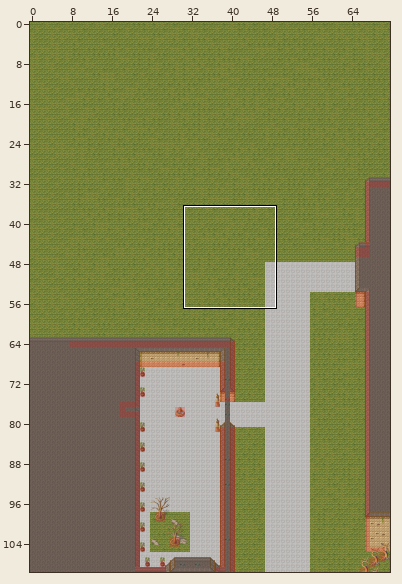
One commit to this Tiled map: LegendOfYang/Resources/arbor.tmx. The picture above shows the old version from afar; the outline marks the close-up.
Close-up. Before the commit:
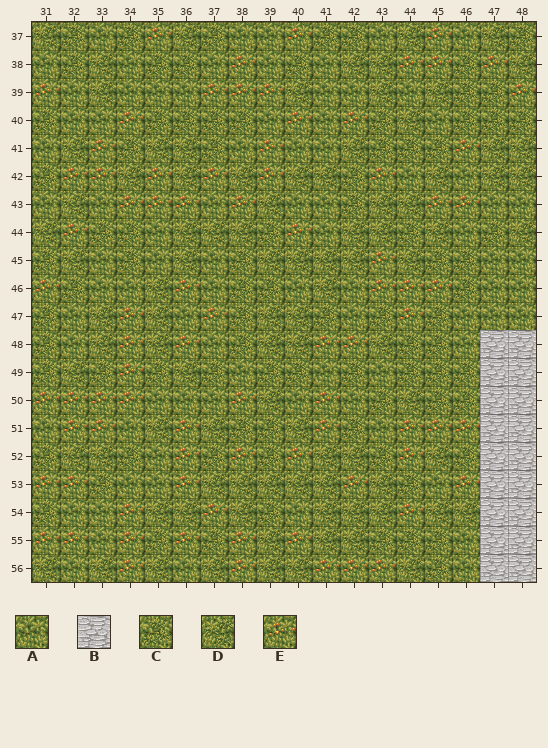
Cells are 32x32 px. Shown: x 31..48, y 37..56. The commit also changed other parts of the map, which this record leaves out.
Key: from "magecity": A 0, B 1, C 290, D 291, E 292.
_ is an empty cell, # one hidden under a higher layer.
Layer "Background" before, first column x 31:
37 DCACEDCAAECCADEADC
38 ACDACCAEACADDEECED
39 EADAAAEEEDAADADCCE
40 CAAECCCCAEAECDACCC
41 ADECDDCAEAADCCCEDD
42 CEEDEDEDEDDCEADADD
43 ADAEEEAEDAACDDEEAA
44 DECCADDDCEADDCDACD
45 CDACADACDDDDEDCCAA
46 ECAADEACCADAEEECAA
47 CADEDAECDDCACECAAA
48 CADEDEACDDEEDCCABB
49 CDCECDCACCACACCCBB
50 EEEEAAAEDAEACDCCBB
51 AEEADEDCCDECAEEEBB
52 CDDCAECECEDDCEDCBB
53 EECAAEDDDDDEDCAEBB
54 CAAEDDEDCADDDEDDBB
55 EEAECECEDEDDCCCABB
56 DADEDADEDDEEEDCABB
New version:
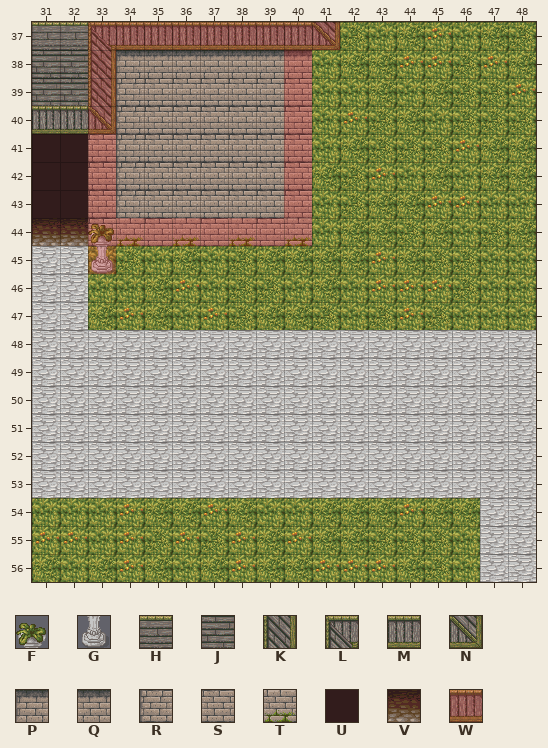
Further tiles: from "magecity": F 16, G 24, H 190, J 198, K 199, L 204, M 206, N 207, P 212, Q 213, R 220, S 221, T 229, U 326, V 334; from "meta_tiles": W 0.
See-through tiles are keyed as they look on the map.
What changed:
{"where": "layer \"Background\""}
{"y":37,"x":31,"old":"DCACEDCAAEC","new":"##LMMMMMMMN"}
{"y":38,"x":31,"old":"ACDACCAEAC","new":"##KPQQQQQQ"}
{"y":39,"x":31,"old":"EADAAAEEED","new":"##KRSSSSSS"}
{"y":40,"x":31,"old":"CAAECCCCAE","new":"##NRSSSSSS"}
{"y":41,"x":31,"old":"ADECDDCAEA","new":"##SRSSSSSS"}
{"y":42,"x":31,"old":"CEEDEDEDED","new":"##SRSSSSSS"}
{"y":43,"x":31,"old":"ADAEEEAEDA","new":"UUSRSSSSSS"}
{"y":44,"x":31,"old":"DECCADDDCE","new":"VVSTSTSTST"}
{"y":45,"x":31,"old":"CD","new":"BB"}
{"y":46,"x":31,"old":"EC","new":"BB"}
{"y":47,"x":31,"old":"CA","new":"BB"}
{"y":48,"x":31,"old":"CADEDEACDDEEDCCA","new":"BBBBBBBBBBBBBBBB"}
{"y":49,"x":31,"old":"CDCECDCACCACACCC","new":"BBBBBBBBBBBBBBBB"}
{"y":50,"x":31,"old":"EEEEAAAEDAEACDCC","new":"BBBBBBBBBBBBBBBB"}
{"y":51,"x":31,"old":"AEEADEDCCDECAEEE","new":"BBBBBBBBBBBBBBBB"}
{"y":52,"x":31,"old":"CDDCAECECEDDCEDC","new":"BBBBBBBBBBBBBBBB"}
{"y":53,"x":31,"old":"EECAAEDDDDDEDCAE","new":"BBBBBBBBBBBBBBBB"}
{"y":54,"x":31,"old":"C","new":"A"}
{"y":54,"x":39,"old":"C","new":"A"}
{"where": "layer \"Foreground\""}
{"y":37,"x":31,"old":"__","new":"HH"}
{"y":38,"x":31,"old":"__","new":"JJ"}
{"y":39,"x":31,"old":"__","new":"JJ"}
{"y":40,"x":31,"old":"__","new":"MM"}
{"y":41,"x":31,"old":"__","new":"UU"}
{"y":42,"x":31,"old":"__","new":"UU"}
{"y":44,"x":33,"old":"_","new":"F"}
{"y":45,"x":33,"old":"_","new":"G"}
{"where": "layer \"Meta\""}
{"y":37,"x":33,"old":"_________","new":"WWWWWWWWW"}
{"y":38,"x":33,"old":"_","new":"W"}
{"y":38,"x":40,"old":"_","new":"W"}
{"y":39,"x":33,"old":"_","new":"W"}
{"y":39,"x":40,"old":"_","new":"W"}
{"y":40,"x":33,"old":"_","new":"W"}
{"y":40,"x":40,"old":"_","new":"W"}
{"y":41,"x":33,"old":"_","new":"W"}
{"y":41,"x":40,"old":"_","new":"W"}
{"y":42,"x":33,"old":"_","new":"W"}
{"y":42,"x":40,"old":"_","new":"W"}
{"y":43,"x":33,"old":"_","new":"W"}
{"y":43,"x":40,"old":"_","new":"W"}
{"y":44,"x":33,"old":"________","new":"WWWWWWWW"}
{"y":45,"x":33,"old":"_","new":"W"}
